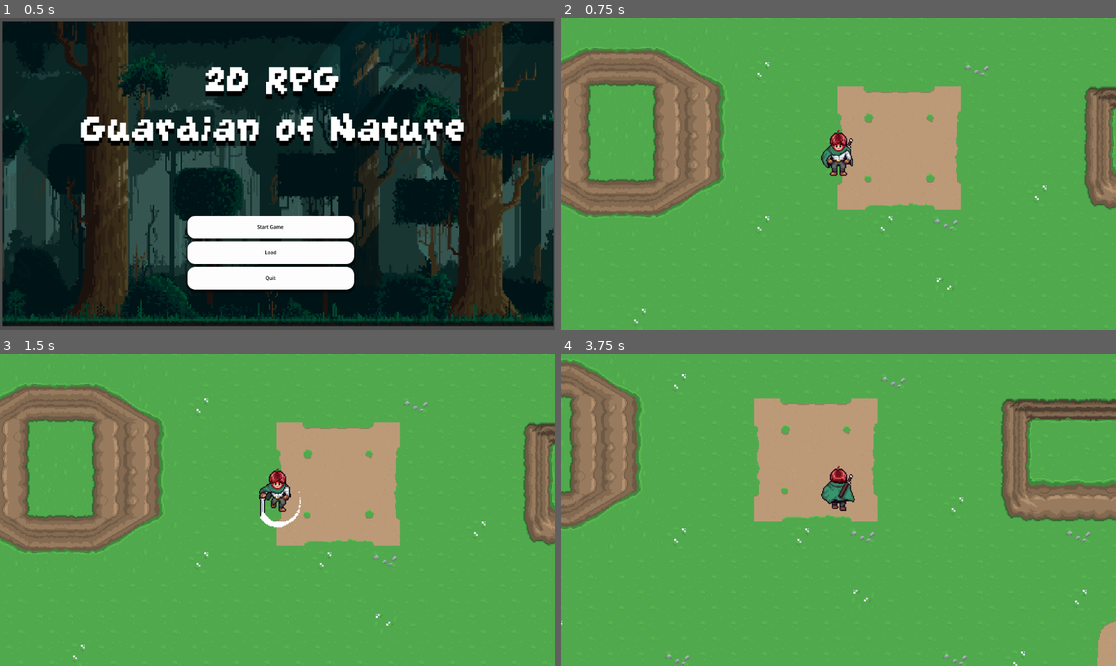
Above: before the commit, frames 1-4 (two rows, left to right).
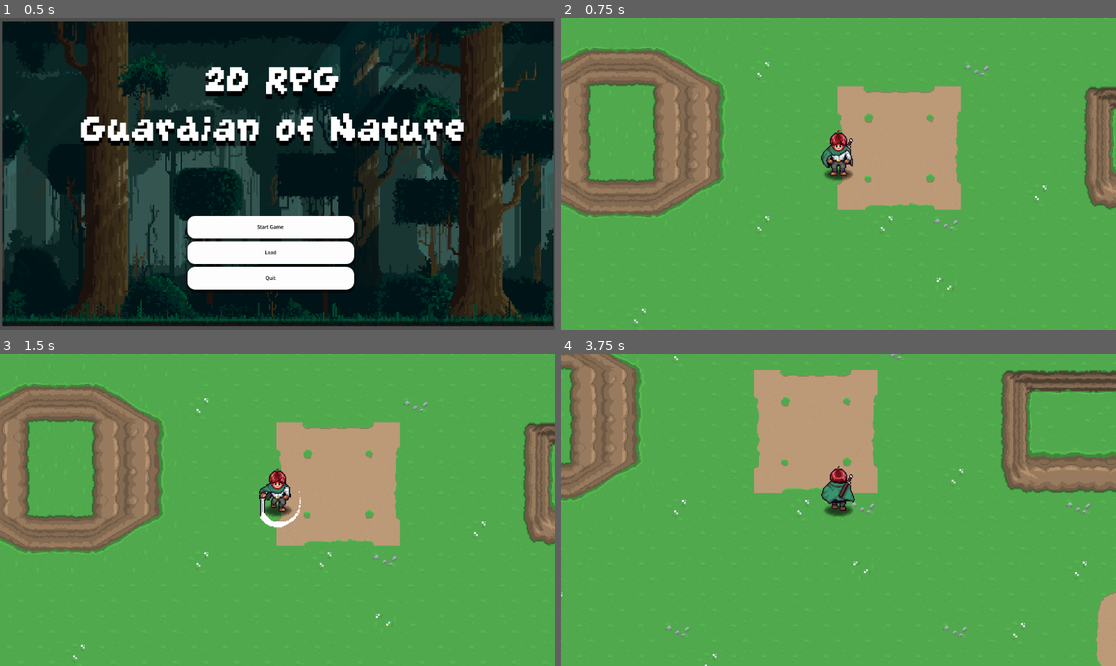
Above: after the commit, the same moments.

Repository: rockgem/Guardian-of-Nature
Game: Godot game, scene res://scenes/ui/main_menu.tscn
Same seed, same stepped clock (60 frames per second), same inputs: the game is played once before the commit and once after it.
Inputs:
- Up to frame 1 (0.5 s): no input
- Up to frame 2 (0.75 s): click "Start Game" at 0.5 s
- Up to frame 3 (1.5 s): tap Enter at 1.25 s; hold D (move_right) from 1.28 s (still down); hold Z (attack) from 1.28 s (still down)
- Up to frame 4 (3.75 s): release D (move_right) at 2.03 s; release Z (attack) at 2.03 s; hold S (move_down) 2.03-2.78 s; tap Z (attack) at 2.1 s; hold D (move_right) 2.78-3.53 s; hold Z (attack) 2.78-3.53 s; tap Enter at 2.85 s; hold W (move_up) from 3.53 s (still down); tap Keypad Enter at 3.6 s

Frame 1 is identical in both runs. In frame 2, 0.1% of the frame differs, in the area x 47-53%, y 48-53%; in frame 3, 0.1%; in frame 4, 15%, in the area x 0-100%, y 0-100%.

Commit message:
add attack sounds

Diff:
--- a/scenes/characters/player.tscn
+++ b/scenes/characters/player.tscn
@@ -1,12 +1,14 @@
-[gd_scene load_steps=26 format=3 uid="uid://c6r651w7f6xt6"]
+[gd_scene load_steps=28 format=3 uid="uid://c6r651w7f6xt6"]
 
 [ext_resource type="Script" uid="uid://d17ko46w5y5lj" path="res://scripts/player/player.gd" id="1_onrkg"]
 [ext_resource type="Texture2D" uid="uid://c1p362siab8l8" path="res://assets/sprites/characters/PlayerSprite02.png" id="2_atpat"]
 [ext_resource type="Texture2D" uid="uid://barc8xjxnl2l2" path="res://assets/sprites/characters/AttackSprite01.png" id="3_6eyoc"]
 [ext_resource type="Script" uid="uid://b6cbft033jpv2" path="res://scripts/player/player_state_machine.gd" id="3_i3pqv"]
+[ext_resource type="Texture2D" uid="uid://chl27ldolq46m" path="res://assets/sprites/characters/Shadow.png" id="3_qgnko"]
 [ext_resource type="Script" uid="uid://by86vj4fx4pit" path="res://scripts/systems/state_idle.gd" id="4_dyp2m"]
 [ext_resource type="Script" uid="uid://dtkeq1an4o542" path="res://scripts/systems/state_walk.gd" id="5_atpat"]
 [ext_resource type="Script" uid="uid://bcr6w7myhcyp8" path="res://scripts/systems/state_attack.gd" id="6_kqtwu"]
+[ext_resource type="AudioStream" uid="uid://ncx5p6bb27cw" path="res://assets/sounds/SwordSwoosh.wav" id="8_eojnx"]
 
 [sub_resource type="CircleShape2D" id="CircleShape2D_d17em"]
 
@@ -436,6 +438,12 @@
 hframes = 16
 vframes = 3
 
+[node name="Shadow" type="Sprite2D" parent="Sprite2D"]
+modulate = Color(0, 0, 0, 0.627451)
+show_behind_parent = true
+position = Vector2(0, 20)
+texture = ExtResource("3_qgnko")
+
 [node name="AttackEffects" type="Sprite2D" parent="Sprite2D"]
 position = Vector2(0, 10)
 texture = ExtResource("3_6eyoc")
@@ -463,6 +471,12 @@
 
 [node name="Attack" type="Node" parent="StateMachine"]
 script = ExtResource("6_kqtwu")
+attack_sound = ExtResource("8_eojnx")
 
 [node name="Camera2D" type="Camera2D" parent="."]
 zoom = Vector2(2, 2)
+
+[node name="Audio" type="Node" parent="."]
+
+[node name="AudioStreamPlayer2D" type="AudioStreamPlayer2D" parent="Audio"]
+max_polyphony = 4
--- a/scripts/systems/state_attack.gd
+++ b/scripts/systems/state_attack.gd
@@ -6,10 +6,17 @@
 
 var attacking : bool = false
 
+@export_range(1,20,0.5) var decelerate_speed : float = 5.0
+@export var attack_sound : AudioStream
+@onready var audio: AudioStreamPlayer2D = $"../../Audio/AudioStreamPlayer2D"
+
 @onready var walk: State_Walk = $"../Walk"
 @onready var idle: State_Idle = $"../Idle"
+
 @onready var attack_animation: AnimationPlayer = $"../../Sprite2D/AttackEffects/AnimationPlayer"
 @onready var animation_player: AnimationPlayer = $"../../AnimationPlayer"
+
+
 
 
 # Called when this state is entered (e.g., switching from idle to walking).
@@ -18,6 +25,11 @@
 	player.UpdateAnimation("attack")
 	attack_animation.play( "attack_" + player.AnimDirection() )
 	animation_player.animation_finished.connect( EndAttack )
+
+	audio.stream = attack_sound
+	audio.pitch_scale = randf_range( 0.9, 1.1 )
+	audio.play()
+
 	attacking = true
 	pass
 
@@ -32,7 +44,7 @@
 # Handle non-physics updates here, like updating the Guardian’s animation or UI.
 # Return a new state if the Guardian needs to transition (e.g., to a new task)!
 func Process(_delta: float) -> State:
-	player.velocity = Vector2.ZERO
+	player.velocity -= player.velocity * decelerate_speed * _delta
 
 	if attacking == false:
 		if player.direction == Vector2.ZERO:
